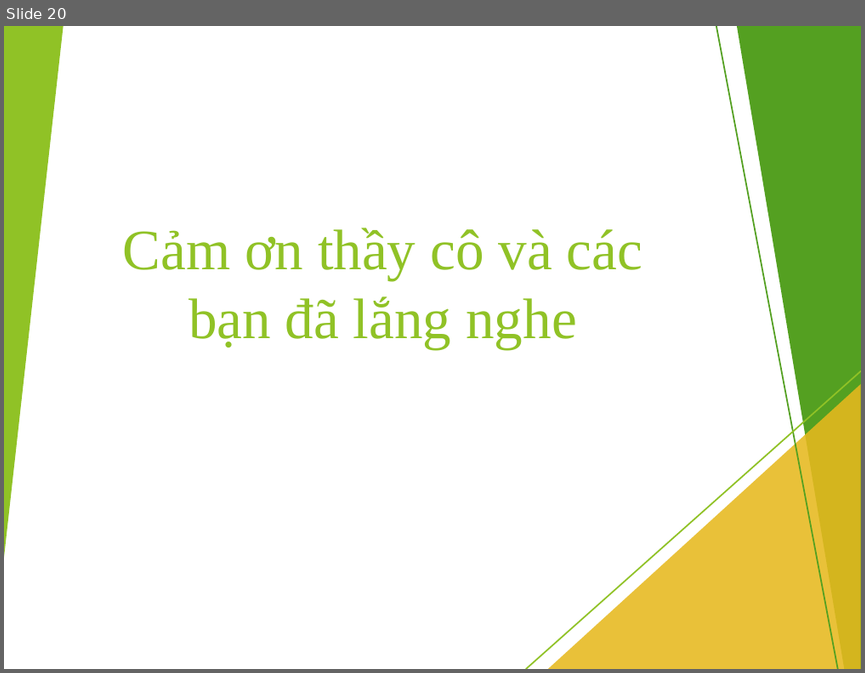
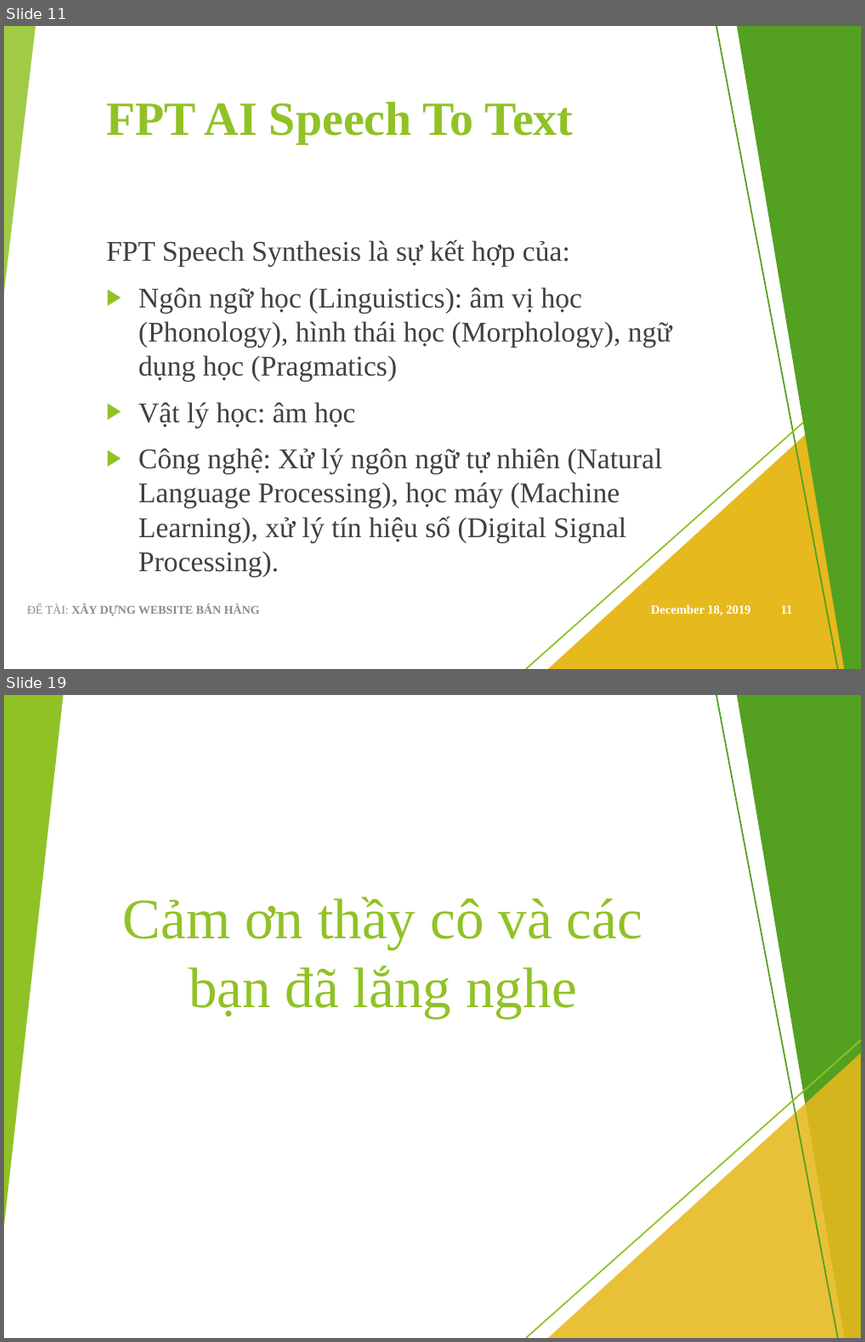
Before and after one commit to viet97/doandocs, a slide deck: DATN_Presentation.pptx. Shown one above the other, each under a label of ours: slide 20 before the commit, slides 11 and 19 after it; the slides between them are not shown. The pictures are 865x673 and 865x1342 pixels, drawn with LibreOffice and Linux fonts; fonts in the diff are those of the drawing. Boxes give left, top, right and bottom in pixels: in the first picture for what was removed or moved away, otherwise in the second. Text is boxed around its words. In the diff, an @@ line names an element or a change of style, - is before the commit and + after.

```diff
--- a/DATN_Presentation.pptx
+++ b/DATN_Presentation.pptx
@@ slide 11 added at <box>4,26,861,669</box>, background #FFFFFF; not listed: 10 template elements that a slide beside it also shows @@
@@ rectangle added at <box>4,26,861,669</box>, fill #FFFFFF @@
@@ triangle added at <box>4,26,35,292</box>, fill #90C226 at 85% opacity @@
@@ line added from (716, 26) to (838, 669), #54A021 1.25 pt @@
@@ freeform shape added at <box>737,26,861,669</box>, fill #54A021 @@
@@ title added at <box>106,102,574,143</box>, 40 pt, text #90C226, bold @@
+FPT AI Speech To Text
@@ text added at <box>106,239,672,576</box>, 24 pt, text #404040 @@
+FPT Speech Synthesis là sự kết hợp của:
+▶ Ngôn ngữ học (Linguistics): âm vị học (Phonology), hình thái học (Morphology), ngữ dụng học (Pragmatics)
+▶ Vật lý học: âm học
+▶ Công nghệ: Xử lý ngôn ngữ tự nhiên (Natural Language Processing), học máy (Machine Learning), xử lý tín hiệu số (Digital Signal Processing).
@@ line added from (861, 371) to (526, 669), #90C226 1.25 pt @@
@@ group added at <box>4,26,861,669</box>: 5 freeform shapes, 3 triangles, 2 lines @@
@@ triangle added at <box>548,384,861,669</box>, fill #E6B91E @@
@@ text added at <box>27,604,260,616</box>, 10 pt, text #8C8C8C, bold @@
+ĐỂ TÀI: XÂY DỰNG WEBSITE BÁN HÀNG
@@ text added at <box>651,604,750,615</box>, 10.5 pt, text #FFFFFF, bold @@
+December 18, 2019
@@ page number added at <box>781,605,793,613</box>, 10.5 pt, text #FFFFFF, bold @@
+11
@@ what was slide 20 is now slide 19 @@
```
Also in this commit, not shown: 13 slides changed, 3 other slides added, 5 slides removed.
